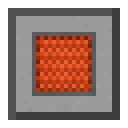
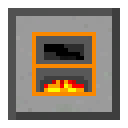
The second 128px x 128px image is a revision of the first. Changes to its layers:
hid group "power" (3 layers) over box(32, 32, 96, 96)
added layer "smelter" in group "cores" over box(32, 32, 96, 96)
